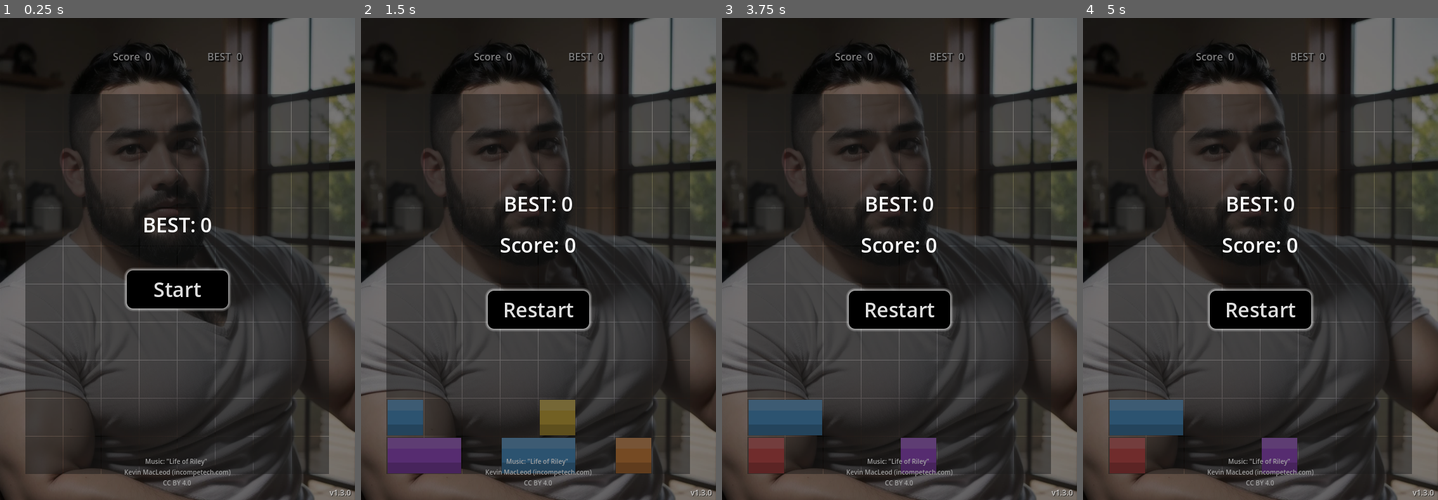
Above: before the commit, frames 1-4 (left to right).
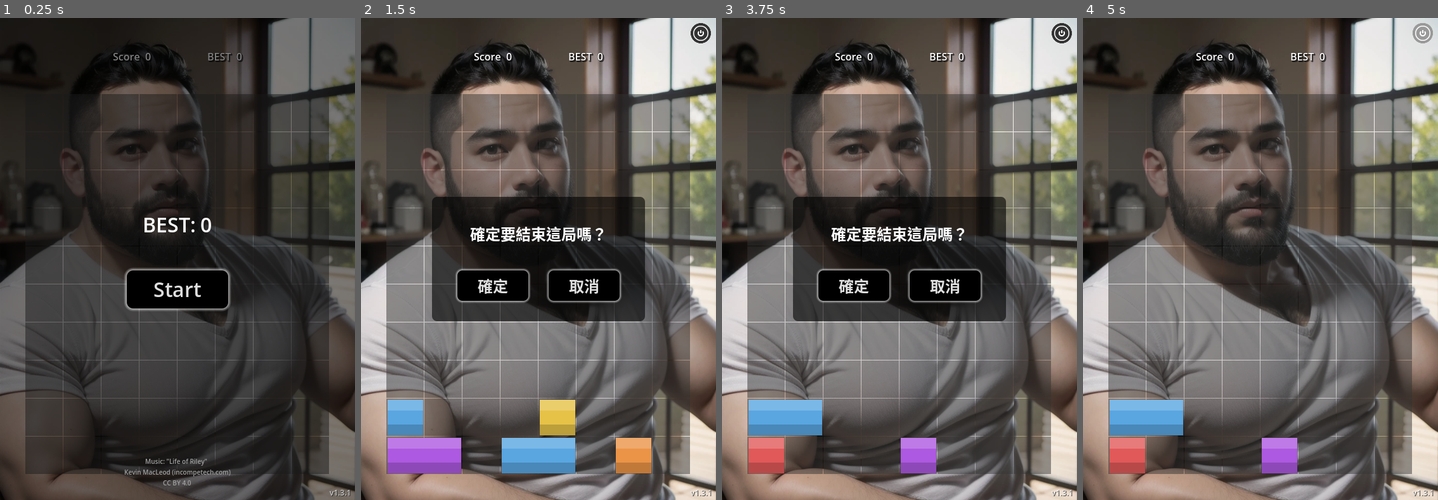
Above: after the commit, the same moments.

Repository: starjou/row-swipe
Game: Godot game, scene res://main.tscn
The game is run twice, just before and just after one commit, with the same random seed, the same clock (stepped at 60 frames per second) and the same inputs. Sound files missing from this copy of the repository are replaced by a short silence.
Inputs (mouse positions are in pixels of both pictures, inside the frame that each line leads up to):
- Up to frame 1 (0.25 s): no input
- Up to frame 2 (1.5 s): click "Start" at 0.5 s; click (701, 32) at 1.25 s
- Up to frame 3 (3.75 s): click (853, 287) at 2 s, where only the run after the commit has a clickable "確定"; click "Restart" at 2.75 s; click (1062, 32) at 3.5 s
- Up to frame 4 (5 s): click (1306, 287) at 4.25 s, where only the run after the commit has a clickable "取消"

The runs differ from the first frame. In frame 1, less than 0.1% of the frame differs, in the area x 97-99%, y 97-100%; in frame 2, 81%; in frame 3, 81%; in frame 4, 89%, in the area x 0-100%, y 0-100%.

Commit message:
v1.3.1 -- end confirm dialog, fix combo scoring base case

Diff:
--- a/main.gd
+++ b/main.gd
@@ -11,6 +11,9 @@
 @onready var final_score_label: Label = $UI/GameOverScreen/VBoxContainer/FinalScore
 @onready var restart_btn: Button = $UI/GameOverScreen/VBoxContainer/RestartButton
 @onready var end_btn: Button = $UI/HeadPanel/EndButton
+@onready var end_confirm_panel: Control = $UI/EndConfirmPanel
+@onready var confirm_btn: Button = $UI/EndConfirmPanel/VBoxContainer/HBoxContainer/ConfirmBtn
+@onready var cancel_btn: Button = $UI/EndConfirmPanel/VBoxContainer/HBoxContainer/CancelBtn
 @onready var version_label: Label = $UI/VersionLabel
 @onready var sfx_drop: AudioStreamPlayer = $UI/sfxDrop
 @onready var sfx_clear: AudioStreamPlayer = $UI/sfxClear
@@ -38,7 +41,7 @@
 	board.bar_dropped.connect(func(): sfx_drop.play())
 	board.row_pushed.connect(func(): sfx_push.play())
 	restart_btn.pressed.connect(_on_restart)
-	version_label.text = "v1.3.0"
+	version_label.text = "v1.3.1"
 	# 記錄浮動 label 的初始位置
 	_label_bases[combo_label] = combo_label.position
 	_label_bases[gain_label]  = gain_label.position
@@ -55,6 +58,11 @@
 	$UI.add_child(_loading_label)
 
 	end_btn.pressed.connect(_on_end_pressed)
+	confirm_btn.pressed.connect(_do_end_game)
+	cancel_btn.pressed.connect(func():
+		end_confirm_panel.visible = false
+		board._set_input(true)
+	)
 
 	game_over_screen.visible = false
 	_load_best_score_async()
@@ -246,6 +254,10 @@
 
 func _on_end_pressed() -> void:
 	board._set_input(false)
+	end_confirm_panel.visible = true
+
+func _do_end_game() -> void:
+	end_confirm_panel.visible = false
 	_on_game_over()
 
 func _on_game_over() -> void:
--- a/main.tscn
+++ b/main.tscn
@@ -30,6 +30,45 @@
 corner_radius_top_right = 36
 corner_radius_bottom_right = 36
 corner_radius_bottom_left = 36
+
+[sub_resource type="StyleBoxFlat" id="StyleBoxFlat_ycdy4"]
+content_margin_left = 40.0
+content_margin_top = 40.0
+content_margin_right = 40.0
+content_margin_bottom = 32.0
+bg_color = Color(0, 0, 0, 0.6)
+corner_radius_top_left = 8
+corner_radius_top_right = 8
+corner_radius_bottom_right = 8
+corner_radius_bottom_left = 8
+
+[sub_resource type="StyleBoxFlat" id="StyleBoxFlat_w48qg"]
+bg_color = Color(0, 0, 0, 1)
+corner_radius_top_left = 8
+corner_radius_top_right = 8
+corner_radius_bottom_right = 8
+corner_radius_bottom_left = 8
+shadow_color = Color(1, 1, 1, 0.6)
+shadow_size = 4
+
+[sub_resource type="StyleBoxFlat" id="StyleBoxFlat_2cqfq"]
+bg_color = Color(0.09411765, 0.09411765, 0.09411765, 1)
+shadow_color = Color(1, 1, 1, 0.6)
+shadow_size = 8
+
+[sub_resource type="StyleBoxFlat" id="StyleBoxFlat_vivmo"]
+bg_color = Color(0, 0, 0, 1)
+corner_radius_top_left = 8
+corner_radius_top_right = 8
+corner_radius_bottom_right = 8
+corner_radius_bottom_left = 8
+shadow_color = Color(1, 1, 1, 0.6)
+shadow_size = 4
+
+[sub_resource type="StyleBoxFlat" id="StyleBoxFlat_yaehf"]
+bg_color = Color(0.09411765, 0.09411765, 0.09411765, 1)
+shadow_color = Color(1, 1, 1, 0.6)
+shadow_size = 8
 
 [sub_resource type="StyleBoxFlat" id="StyleBoxFlat_h2yge"]
 content_margin_left = 4.0
@@ -139,9 +178,9 @@
 [node name="GainLabel" type="Label" parent="UI" unique_id=-1109046825]
 modulate = Color(1, 1, 1, 0)
 offset_left = 243.0
-offset_top = 479.0
+offset_top = 459.0
 offset_right = 316.0
-offset_bottom = 524.0
+offset_bottom = 504.0
 theme_override_font_sizes/font_size = 32
 text = "+100"
 
@@ -171,7 +210,58 @@
 texture = ExtResource("2_h2yge")
 expand_mode = 1
 
+[node name="EndConfirmPanel" type="PanelContainer" parent="UI" unique_id=613465385]
+visible = false
+anchors_preset = 8
+anchor_left = 0.5
+anchor_top = 0.5
+anchor_right = 0.5
+anchor_bottom = 0.5
+offset_left = -140.0
+offset_top = -69.0
+offset_right = 140.0
+offset_bottom = 69.0
+grow_horizontal = 2
+grow_vertical = 2
+theme_override_styles/panel = SubResource("StyleBoxFlat_ycdy4")
+
+[node name="VBoxContainer" type="VBoxContainer" parent="UI/EndConfirmPanel" unique_id=169489461]
+layout_mode = 2
+alignment = 1
+
+[node name="Label" type="Label" parent="UI/EndConfirmPanel/VBoxContainer" unique_id=997923328]
+layout_mode = 2
+theme_override_font_sizes/font_size = 24
+text = "確定要結束這局嗎？"
+horizontal_alignment = 1
+
+[node name="Control" type="Control" parent="UI/EndConfirmPanel/VBoxContainer" unique_id=1269132455]
+custom_minimum_size = Vector2(0, 32)
+layout_mode = 2
+
+[node name="HBoxContainer" type="HBoxContainer" parent="UI/EndConfirmPanel/VBoxContainer" unique_id=1806409744]
+layout_mode = 2
+size_flags_horizontal = 4
+theme_override_constants/separation = 32
+
+[node name="ConfirmBtn" type="Button" parent="UI/EndConfirmPanel/VBoxContainer/HBoxContainer" unique_id=1079466841]
+custom_minimum_size = Vector2(112, 48)
+layout_mode = 2
+theme_override_font_sizes/font_size = 24
+theme_override_styles/normal = SubResource("StyleBoxFlat_w48qg")
+theme_override_styles/hover = SubResource("StyleBoxFlat_2cqfq")
+text = "確定"
+
+[node name="CancelBtn" type="Button" parent="UI/EndConfirmPanel/VBoxContainer/HBoxContainer" unique_id=1727978214]
+custom_minimum_size = Vector2(112, 48)
+layout_mode = 2
+theme_override_font_sizes/font_size = 24
+theme_override_styles/normal = SubResource("StyleBoxFlat_vivmo")
+theme_override_styles/hover = SubResource("StyleBoxFlat_yaehf")
+text = "取消"
+
 [node name="GameOverScreen" type="ColorRect" parent="UI" unique_id=1127232092]
+visible = false
 anchors_preset = 15
 anchor_right = 1.0
 anchor_bottom = 1.0
--- a/score_manager.gd
+++ b/score_manager.gd
@@ -16,10 +16,14 @@
 
 ## 每次消行後呼叫，支援連消加成
 func add_clears(line_count: int) -> void:
+	var base := BASE_PER_LINE * (int(pow(2, line_count)) - 1)
+	if combo > 0:
+		# 有連消：combo 1 = ×4，combo 2 = ×8…
+		score += base * int(pow(2, combo + 1))
+	else:
+		score += base
 	combo += 1
 	best_combo = maxi(best_combo, combo)
-	# 分數 = 底分 × (2^行數 - 1) × 2^(combo+1)
-	score += BASE_PER_LINE * (int(pow(2, line_count)) - 1) * int(pow(2, combo + 1))
 
 ## 沒有消行時重置連消
 func reset_combo() -> void:
Not shown, changed: CLAUDE.md
